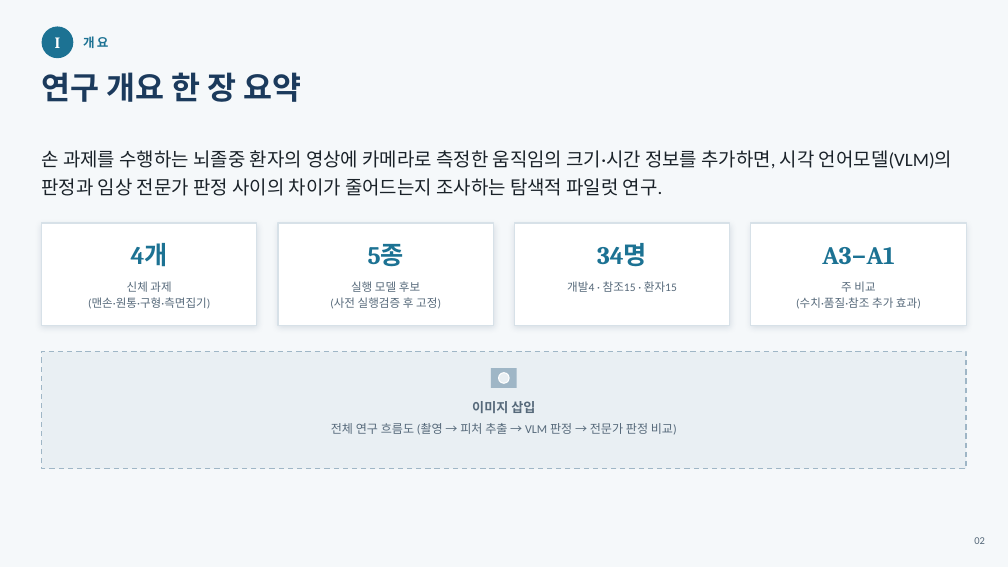
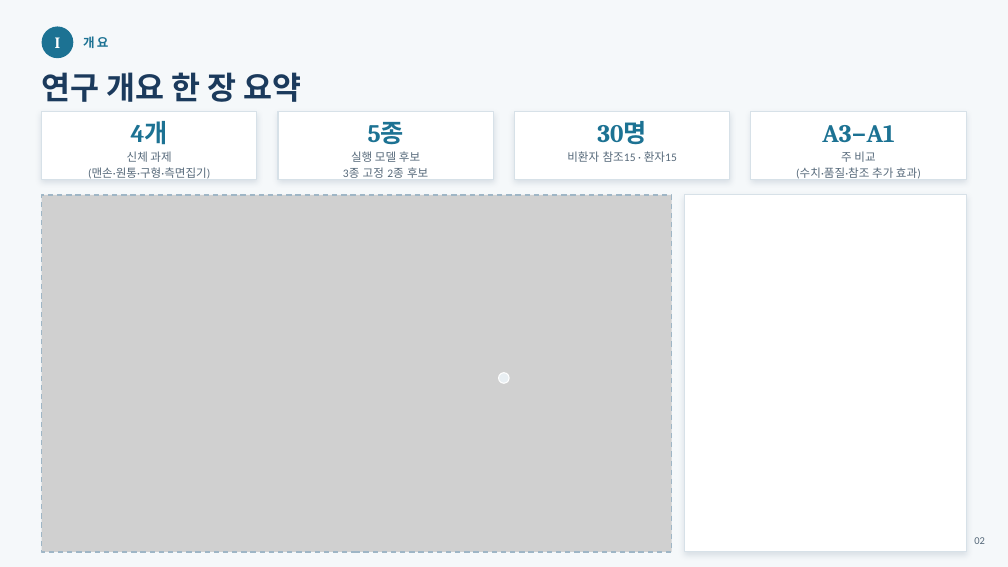
Before and after one commit to passtock/casstone, a slide deck: slide 2 of capstone/연구계획서_발표슬라이드클로드.pptx. Drawn at 1008x567 pixels with LibreOffice and Linux fonts; fonts in the diff are those of the drawing; grey boxes stand for pictures. Boxes give left, top, right and bottom in pixels: in the first picture for what was removed or moved away, otherwise in the second. Text is boxed around its words. In the diff, an @@ line names an element or a change of style, - is before the commit and + after.

```diff
--- a/capstone/연구계획서_발표슬라이드클로드.pptx
+++ b/capstone/연구계획서_발표슬라이드클로드.pptx
@@ rectangle: place and size @@
-rectangle at box(42, 223, 257, 325)
+rectangle at box(42, 112, 257, 180)
@@ rectangle: place and size @@
-rectangle at box(278, 223, 494, 325)
+rectangle at box(278, 112, 494, 180)
@@ rectangle: place and size @@
-rectangle at box(514, 223, 730, 325)
+rectangle at box(514, 112, 730, 180)
@@ proportions changed in 4 elements at box(42, 112, 257, 180), box(278, 112, 494, 180), box(514, 112, 730, 180), box(751, 112, 966, 180) @@
@@ rectangle: place and size @@
-rectangle at box(751, 223, 966, 325)
+rectangle at box(751, 112, 966, 180)
@@ text "4개": place and size @@
-text "4개" at box(131, 243, 168, 267)
+text "4개" at box(131, 121, 168, 145)
@@ text "신체 과제": place and size @@
-text "신체 과제" at box(88, 281, 210, 309)
+text "신체 과제" at box(88, 151, 210, 179)
@@ text "5종": place and size @@
-text "5종" at box(368, 244, 404, 267)
+text "5종" at box(368, 122, 404, 145)
@@ text "실행 모델 후보": place and size @@
-text "실행 모델 후보" at box(330, 281, 441, 309)
+text "실행 모델 후보" at box(343, 151, 428, 178)
@@ text added at box(597, 121, 646, 145), 24 pt, text #1C7293, bold @@
+30명
@@ text "A3−A1": place and size @@
-text "A3−A1" at box(822, 247, 894, 265)
+text "A3−A1" at box(822, 125, 894, 143)
@@ text "주 비교": place and size @@
-text "주 비교" at box(796, 281, 921, 309)
+text "주 비교" at box(796, 151, 921, 179)
@@ text removed at box(42, 150, 952, 196) @@
-손 과제를 수행하는 뇌졸중 환자의 영상에 카메라로 측정한 움직임의 크기·시간 정보를 추가하면, 시각 언어모델(VLM)의 판정과 임상 전문가 판정 사이의 차이가 줄어드는지 조사하는 탐색적 파일럿 연구.
@@ text at box(343, 167, 428, 178): text changed @@
-(사전 실행검증 후 고정)
+3종 고정 2종 후보
@@ text at box(567, 151, 677, 162): text changed @@
-개발4 · 참조15 · 환자15
+비환자 참조15 · 환자15
@@ picture added at box(42, 195, 671, 552) @@
@@ rectangle added at box(685, 195, 966, 552), fill #FFFFFF, outline #D7E1E8 1 pt @@
@@ text removed at box(597, 243, 647, 267) @@
-34명
@@ rectangle removed at box(42, 352, 966, 469) @@
@@ rectangle removed at box(492, 368, 517, 388) @@
@@ text removed at box(331, 401, 677, 435) @@
-이미지 삽입
-전체 연구 흐름도 (촬영 → 피처 추출 → VLM 판정 → 전문가 판정 비교)
```
Also in this commit, not shown: 14 other slides changed, 1 slide removed, 34 other files.
